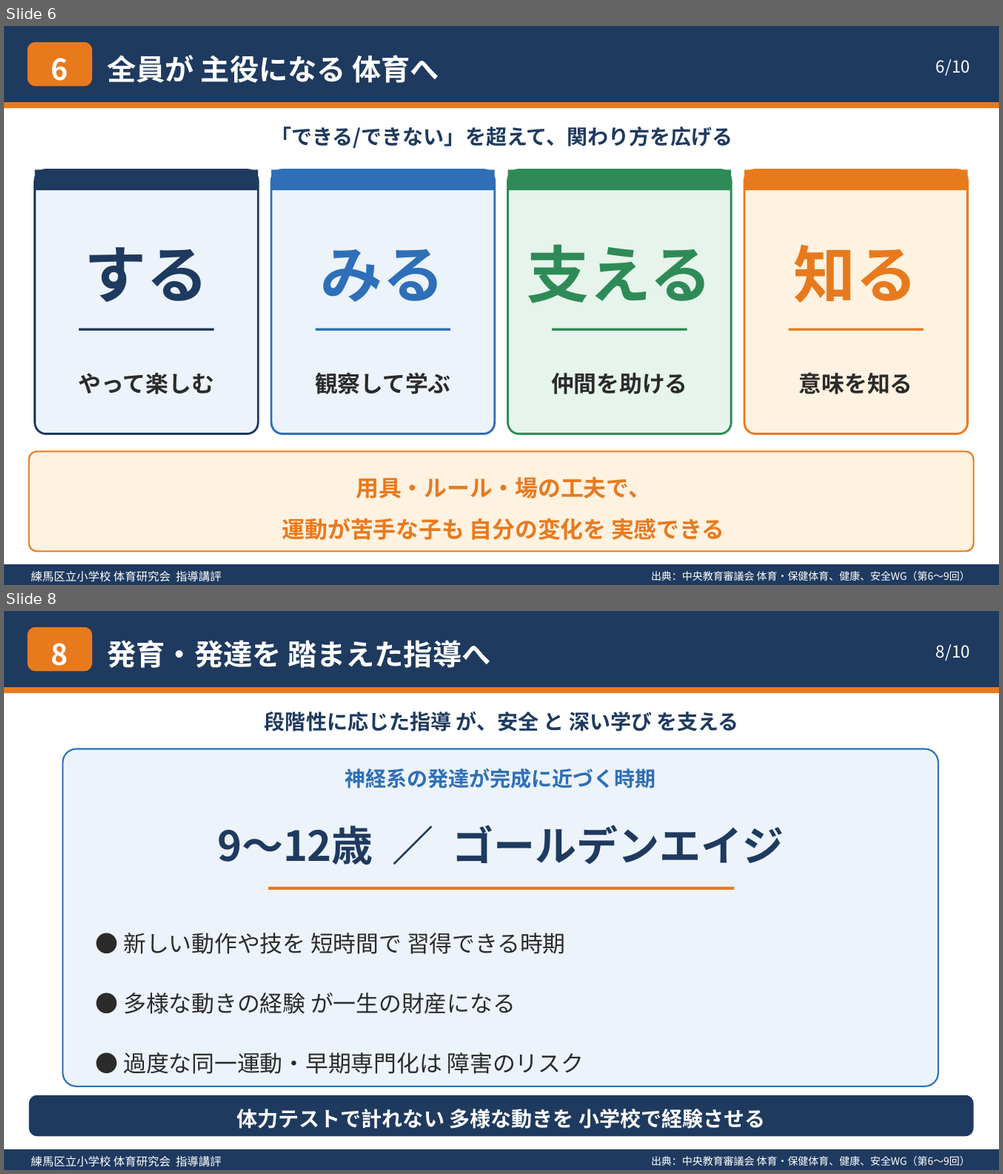
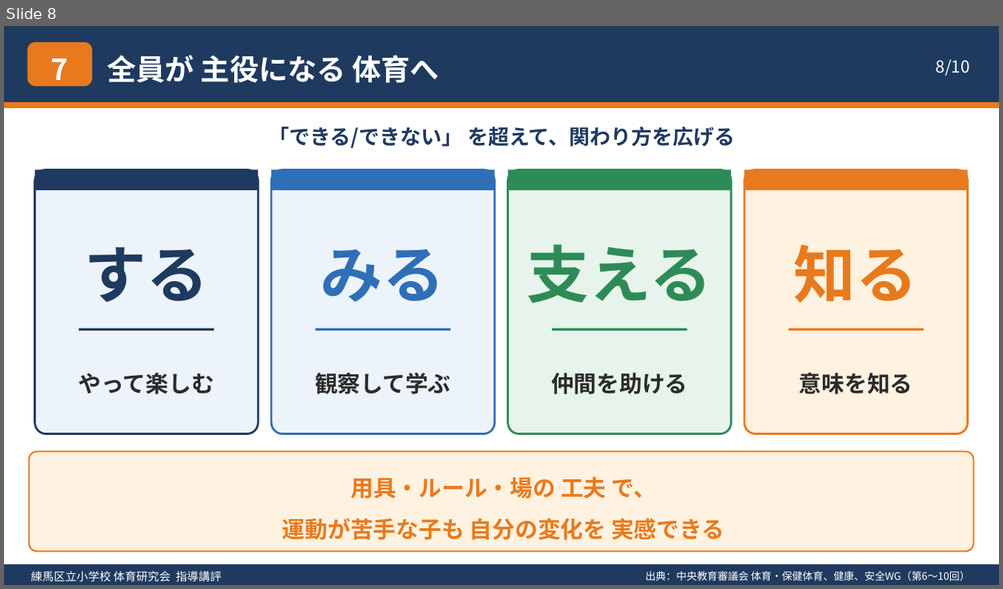
Before and after one commit to contynet730-star/con30, a slide deck: 体育・保健体育の方向性_指導講評.pptx. Shown one above the other, each under a label of ours: slides 6 and 8 before the commit, slide 8 after it; the slides between them are not shown. The pictures are 1003x1174 and 1003x589 pixels, drawn with LibreOffice and Linux fonts; fonts in the diff are those of the drawing. Boxes give left, top, right and bottom in pixels: in the first picture for what was removed or moved away, otherwise in the second. Text is boxed around its words. In the diff, an @@ line names an element or a change of style, - is before the commit and + after.

```diff
--- a/体育・保健体育の方向性_指導講評.pptx
+++ b/体育・保健体育の方向性_指導講評.pptx
@@ slide 8 removed at [4,611,999,1170], background #FFFFFF @@
@@ rectangle removed at [4,611,999,687] @@
@@ rounded rectangle removed at [27,627,92,672] @@
@@ text removed at [51,643,68,673] @@
-8
@@ text removed at [108,640,490,668] @@
-発育・発達を 踏まえた指導へ
@@ text removed at [936,644,970,661] @@
-8/10
@@ rectangle removed at [4,687,999,693] @@
@@ text removed at [264,712,739,732] @@
-段階性に応じた指導 が、安全 と 深い学び を支える
@@ rounded rectangle removed at [63,749,938,1087] @@
@@ text removed at [344,769,656,789] @@
-神経系の発達が完成に近づく時期
@@ text removed at [217,825,784,865] @@
-9〜12歳 ／ ゴールデンエイジ
@@ rectangle removed at [268,887,734,890] @@
@@ text removed at [123,933,584,1074] @@
-● 新しい動作や技を 短時間で 習得できる時期
-● 多様な動きの経験 が一生の財産になる
-● 過度な同一運動・早期専門化は 障害のリスク
@@ rounded rectangle removed at [28,1096,973,1137] @@
@@ text removed at [237,1109,765,1129] @@
-体力テストで計れない 多様な動きを 小学校で経験させる
@@ rectangle removed at [4,1150,999,1170] @@
@@ text removed at [31,1156,222,1167] @@
-練馬区立小学校 体育研究会 指導講評
@@ text removed at [651,1156,970,1166] @@
-出典：中央教育審議会 体育・保健体育、健康、安全WG（第6～9回）
@@ what was slide 6 is now slide 8 @@
@@ slide 8 changed as well @@
@@ text at [51,59,68,88]: text changed @@
-6
+7
@@ text at [936,59,970,76]: text changed @@
-6/10
+8/10
@@ text at [268,127,735,148]: spaces changed @@
-「できる/できない」を超えて、関わり方を広げる
+「できる/できない」 を超えて、関わり方を広げる
@@ text at [350,477,656,499]: spaces changed @@
-用具・ルール・場の工夫で、
+用具・ルール・場の 工夫 で、
@@ text at [645,571,970,581]: text changed @@
-出典：中央教育審議会 体育・保健体育、健康、安全WG（第6～9回）
+出典：中央教育審議会 体育・保健体育、健康、安全WG（第6～10回）
```
Also in this commit, not shown: 5 other slides changed, 4 slides added, 3 other slides removed, 1 other file.
